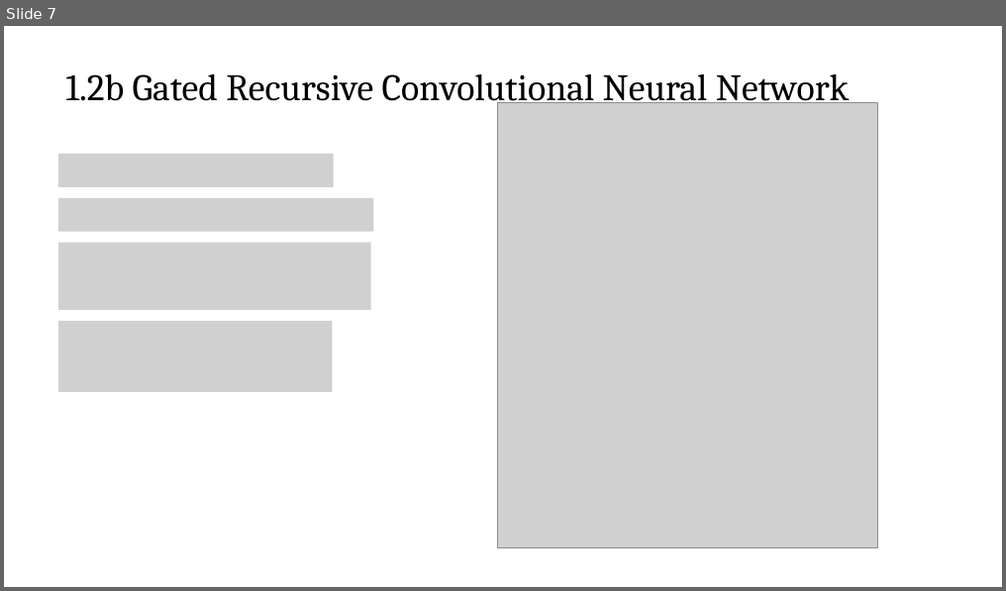
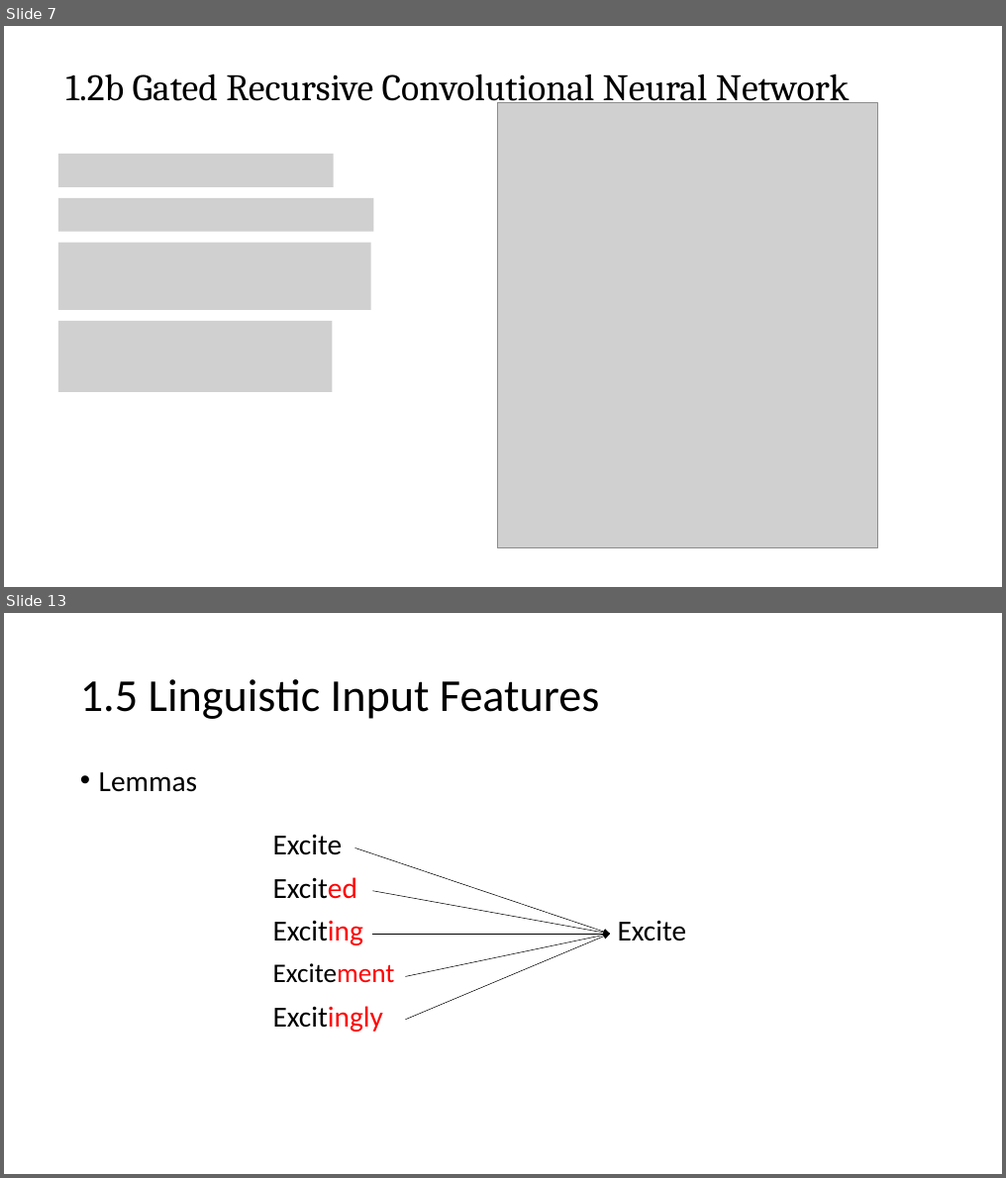
Before and after one commit to nguyenduyhanlam/PTXS-GTNN, a slide deck: encoder_decoder.pptx. Shown one above the other, each under a label of ours: slide 7 before the commit, slides 7 and 13 after it; the slides between them are not shown. The pictures are 1006x591 and 1006x1178 pixels, drawn with LibreOffice and Linux fonts; fonts in the diff are those of the drawing; grey boxes stand for pictures. Boxes give left, top, right and bottom in pixels: in the first picture for what was removed or moved away, otherwise in the second. Text is boxed around its words. In the diff, an @@ line names an element or a change of style, - is before the commit and + after.

```diff
--- a/encoder_decoder.pptx
+++ b/encoder_decoder.pptx
@@ slide 13 added at (4,613,1002,1174), background #FFFFFF @@
@@ title added at (80,679,599,719), 44 pt, text #000000 @@
+1.5 Linguistic Input Features
@@ text added at (99,772,197,792), 28 pt, text #000000 @@
+• Lemmas
@@ text added at (273,834,343,856), 28 pt, text #000000 @@
+Excite
@@ arrow added from (355, 848) to (611, 934), #000000 0.5 pt @@
@@ text added at (273,877,357,899), 28 pt, text #000000 @@
+Excited
@@ arrow added from (373, 891) to (611, 934), #000000 0.5 pt @@
@@ text added at (273,920,363,946), 28 pt, text #000000 @@
+Exciting
@@ arrow added from (373, 934) to (611, 934), #000000 0.5 pt @@
@@ arrow added from (405, 977) to (611, 934), #000000 0.5 pt @@
@@ arrow added from (405, 1020) to (611, 934), #000000 0.5 pt @@
@@ text added at (618,920,687,942), 28 pt, text #000000 @@
+Excite
@@ text added at (273,963,395,983), 25.9 pt, text #000000 @@
+Excitement
@@ text added at (273,1006,383,1032), 28 pt, text #000000 @@
+Excitingly
```
Also in this commit, not shown: 1 slide changed, 5 other slides added, 1 slide removed, 3 other files.
